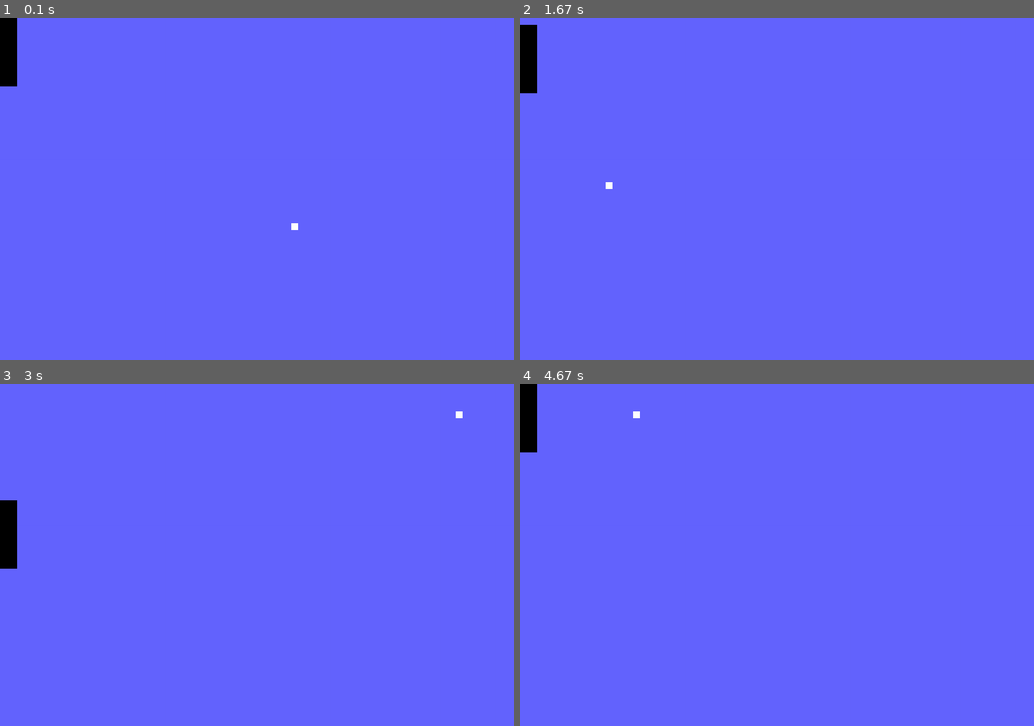
Above: before the commit, frames 1-4 (two rows, left to right).
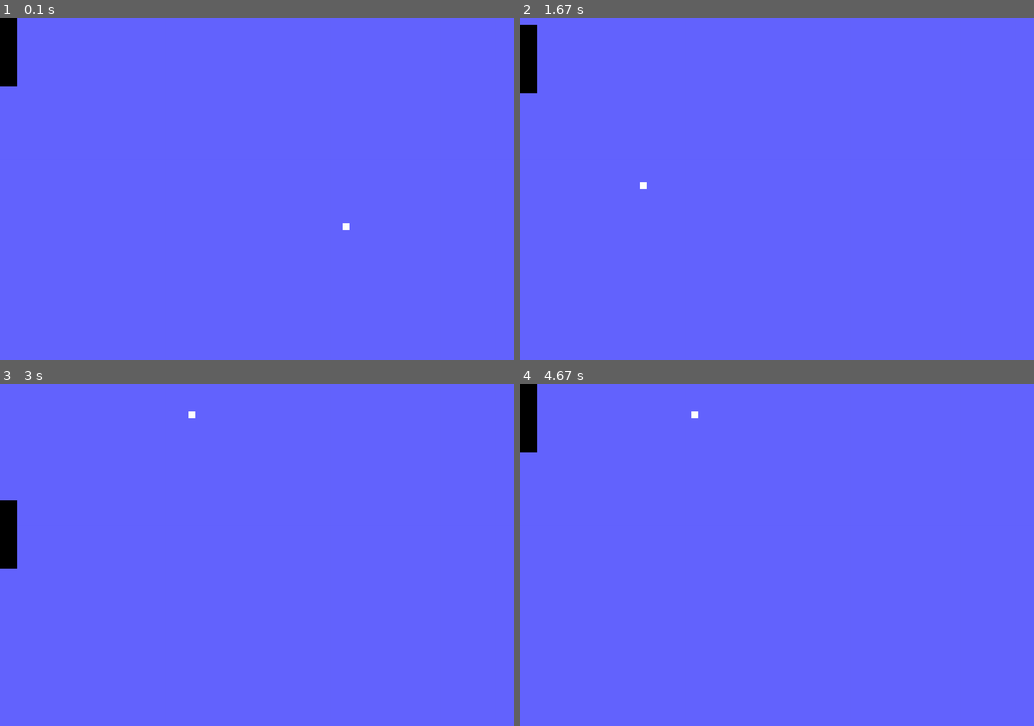
Above: after the commit, the same moments.

Repository: RobertFlores2728/Pong-Pygame
Game: pygame game, started from Pong/Scripts/Main.py
Two runs of this game, one before a commit and one after it. Both use one fixed random seed, a clock stepped at 60 frames per second and the inputs below.
Inputs:
- Up to frame 1 (0.1 s): no input
- Up to frame 2 (1.67 s): hold S 0.83-1.3 s; hold W from 1.33 s (still down)
- Up to frame 3 (3 s): release W at 1.7 s; hold S 1.73-2.1 s; hold W 2.13-2.43 s; hold S 2.47-2.77 s; hold W from 2.8 s (still down)
- Up to frame 4 (4.67 s): release W at 3.17 s; hold S 3.2-3.57 s; hold W 3.6-3.9 s; hold S 3.93-4.23 s; hold W 4.27-4.63 s

The runs differ from the first frame. In frame 1, less than 0.1% of the frame differs, in the area x 56-68%, y 60-62%; in frame 2, less than 0.1%; in frame 3, less than 0.1%; in frame 4, less than 0.1%.

Commit message:
Update Main.py
added ball direction logic with paddle

Diff:
--- a/Pong/Scripts/Main.py
+++ b/Pong/Scripts/Main.py
@@ -16,8 +16,8 @@
     paddleSpeed = 20
 
     ballRect = pygame.Rect(int(screen.get_width() / 2), int(screen.get_height() / 2), 20, 20)
-    ballDirectionX = 1  # should be 1 or -1 only. ball either goes left or right
-    ballDirectionY = 1  # can be a number with greater fidelity. dictates curve of ball
+    ballTravelX = 2.5  # should be 1 or -1 only. ball either goes left or right
+    ballTravelY = 1  # 1 = greatest curve, 0 = straight
     ballSpeed = 10  # speed will increase with each hit
 
     while True:
@@ -45,17 +45,6 @@
             paddleRect.y = screen.get_height() - paddleRect.height
 
 
-        # ball boundaries check, bounce around walls
-        if ballRect.x > screen.get_width() - ballRect.width:
-            ballDirectionX = -ballDirectionX
-        if ballRect.x < 0:
-            ballDirectionX = -ballDirectionX
-        if ballRect.y > screen.get_height() - ballRect.height:
-            ballDirectionY = -ballDirectionY
-        if ballRect.y < 0:
-            ballDirectionY = -ballDirectionY
-
-
 
 
         # Update screen
@@ -67,18 +56,32 @@
 
 
         # move ball
-        ballRect.x += ballDirectionX * ballSpeed
-        ballRect.y += ballDirectionY * ballSpeed
+        ballRect.x += int(ballTravelX * ballSpeed)
+        ballRect.y += int(ballTravelY * ballSpeed)
 
         # draw ball
         pygame.draw.rect(screen, white, ballRect)
 
-        # check collision
-        if paddleRect.colliderect(ballRect):
-            ballDirectionX = -ballDirectionX
+        # check paddle ball collision
+        if paddleRect.colliderect(ballRect) and ballTravelX < 0:
+            # get new y direction of ball
+            ballTravelX = -ballTravelX
+            ballTravelY = (ballRect.centery - paddleRect.centery)/100 # new y travel
+            ballTravelX += 0.1 # new x travel
+            if ballTravelX > 2.5:
+                ballTravelX = 2.5
             print("Collision!")
+        print(ballTravelX)
 
-
+        # ball boundaries check, bounce around walls
+        if ballRect.x > screen.get_width() - ballRect.width:
+            ballTravelX = -ballTravelX
+        if ballRect.x < 0:
+            ballTravelX = -ballTravelX
+        if ballRect.y > screen.get_height() - ballRect.height:
+            ballTravelY = -ballTravelY
+        if ballRect.y < 0:
+            ballTravelY = -ballTravelY
 
     return
 
